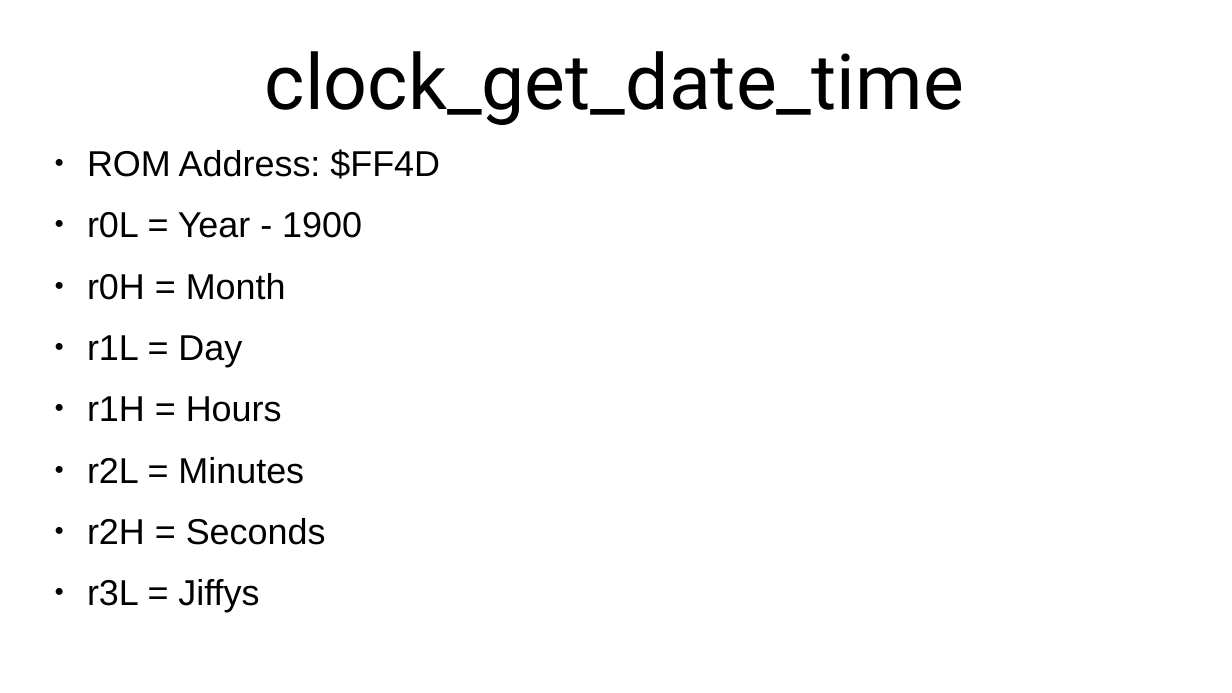
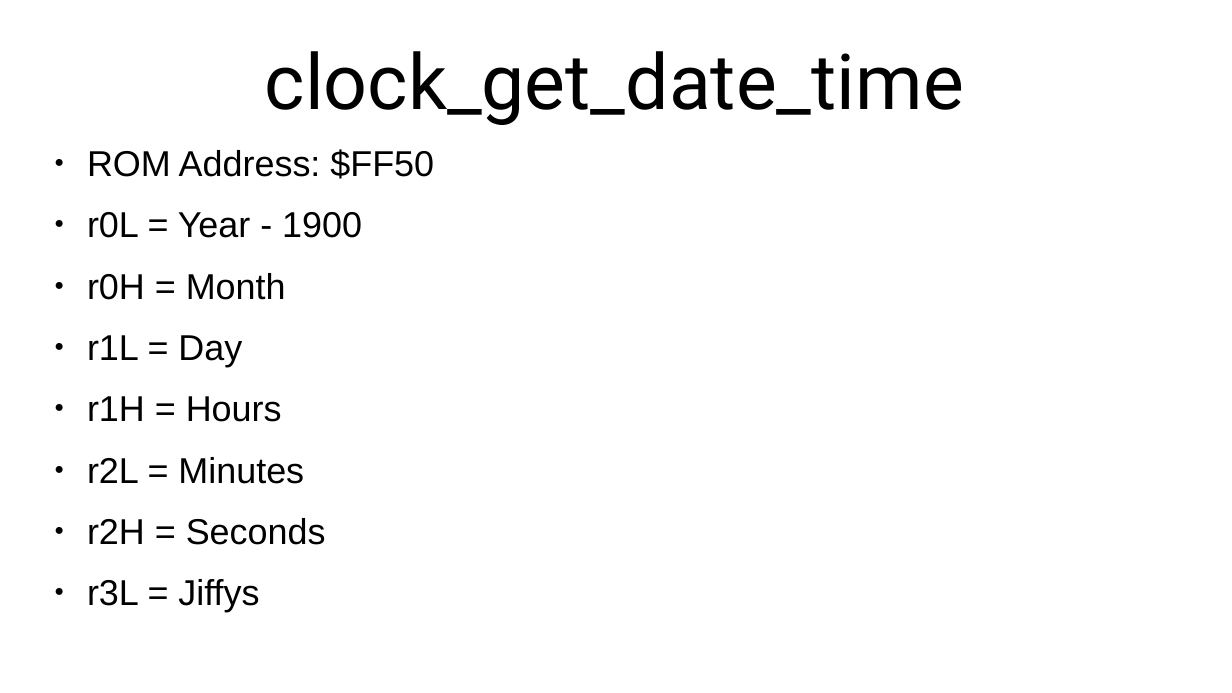
Before and after one commit to SlithyMatt/x16-assembly-tutorial, a slide deck: slide 10 of Lesson16/Lesson16.odp. Drawn at 1232x693 pixels with LibreOffice and Linux fonts; fonts in the diff are those of the drawing. Boxes give left, top, right and bottom in pixels: in the first picture for what was removed or moved away, otherwise in the second. Text is boxed around its words. In the diff, an @@ line names an element or a change of style, - is before the commit and + after.

```diff
--- a/Lesson16/Lesson16.odp
+++ b/Lesson16/Lesson16.odp
@@ text at <box>87,149,434,179</box>: text changed @@
-● ROM Address: $FF4D
+● ROM Address: $FF50
```
Also in this commit, not shown: 1 other slide changed, 2 other files.
